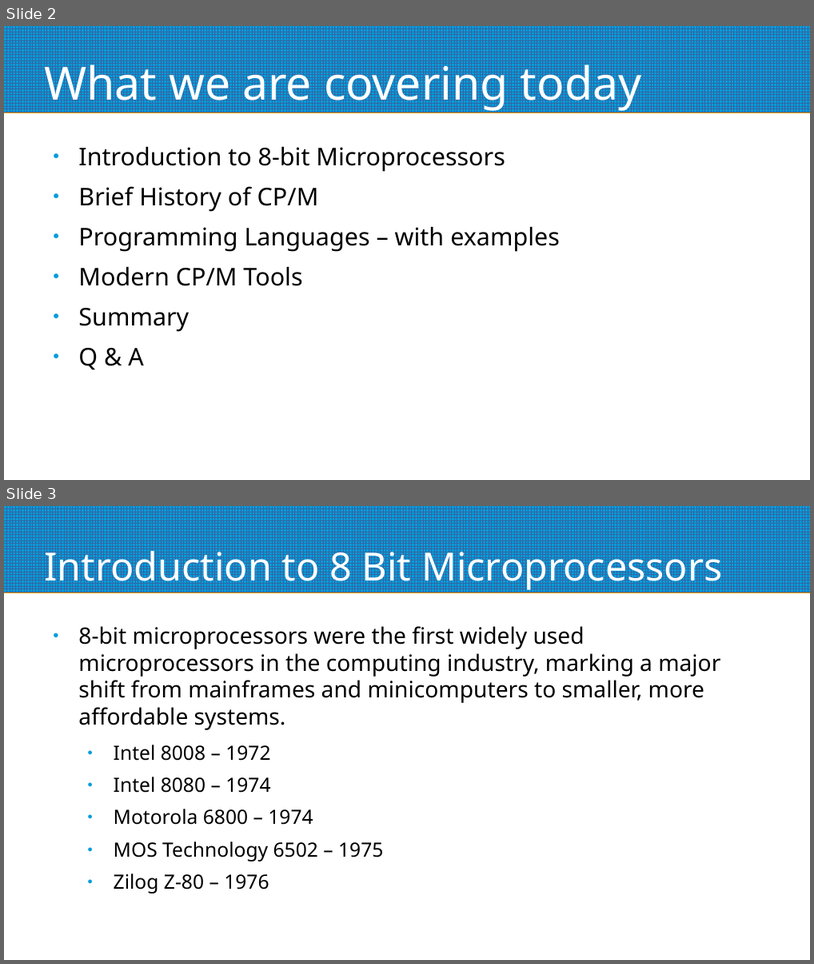
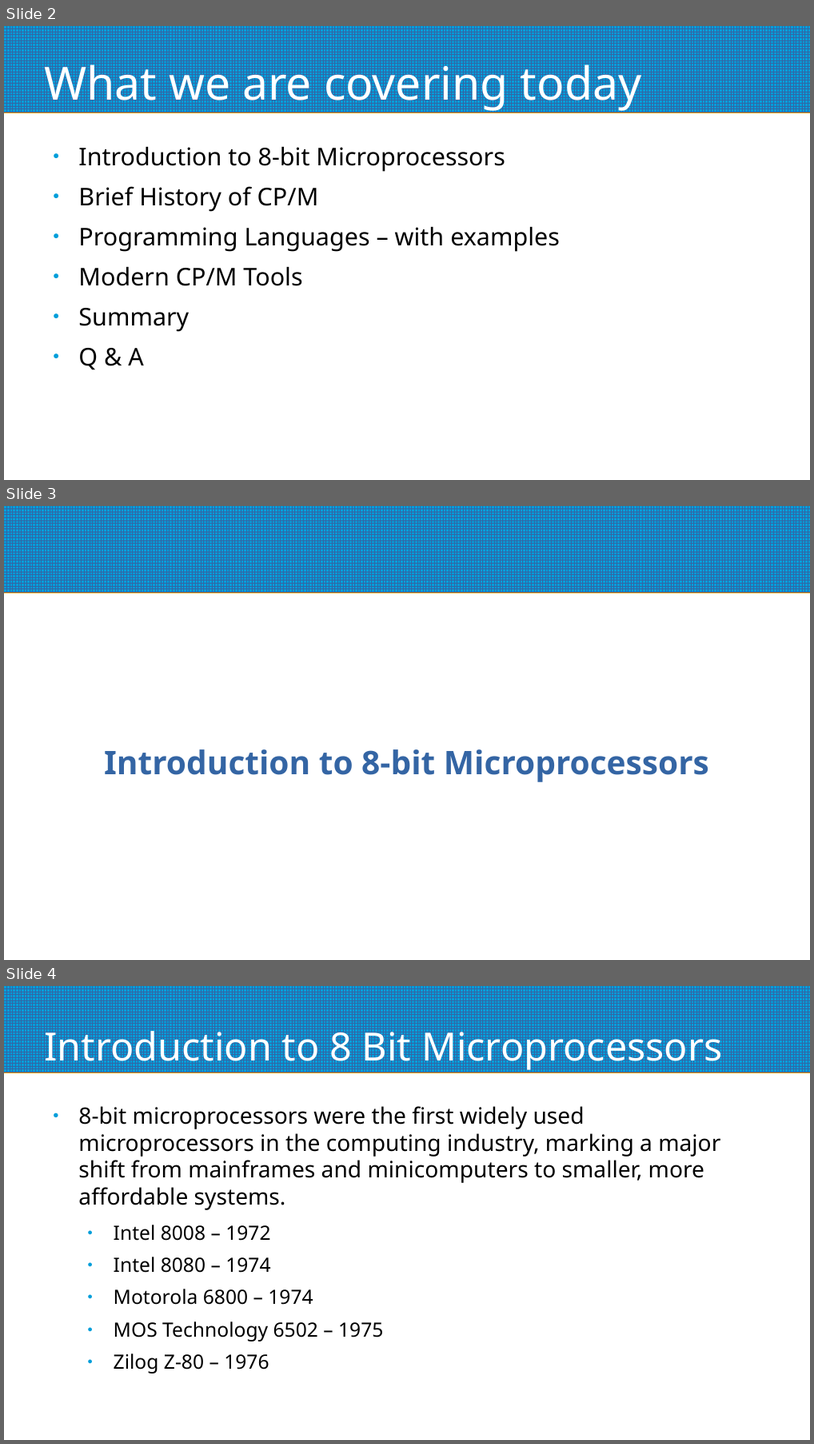
Before and after one commit to mggates39/Programming-With-CPM, a slide deck: CPM_Programming_Slides.odp. Shown one above the other, each under a label of ours: slides 2 and 3 before the commit, slides 2, 3 and 4 after it. The pictures are 814x964 and 814x1444 pixels, drawn with LibreOffice and Linux fonts; fonts in the diff are those of the drawing. Boxes give left, top, right and bottom in pixels: in the first picture for what was removed or moved away, otherwise in the second. Text is boxed around its words. In the diff, an @@ line names an element or a change of style, - is before the commit and + after.

```diff
--- a/CPM_Programming_Slides.odp
+++ b/CPM_Programming_Slides.odp
@@ slide 3 added at box(4, 506, 810, 960), background #FFFFFF; not listed: 1 template element that a slide beside it also shows @@
@@ subtitle added at box(104, 749, 710, 782), 32 pt, text #3465A4, bold @@
+Introduction to 8-bit Microprocessors
@@ what was slide 3 is now slide 4 @@
```
Also in this commit, not shown: 3 slides changed, 3 other slides added, 1 other file.
